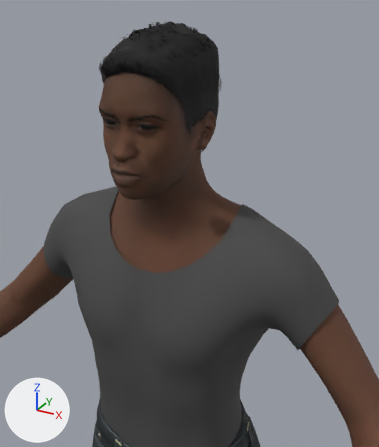
What one commit did to the glTF model src/client/models/person-tee.glb.
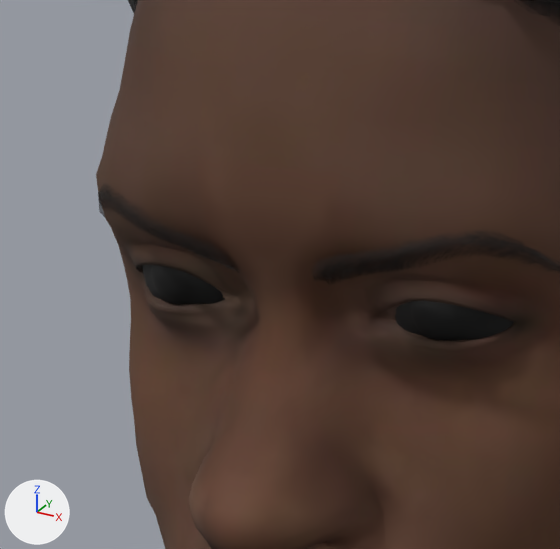
Each version appears first from a camera (50 mm lens) standing at (0.44, -0.763, 1.912) and looking at (0.103, -0.15, 1.606), and next in a close-up on the part from 23% to 43% of the width and 18% to 35% of the height. The axes (+X, +Y, +Z) are drawn at lower left. The lights are the same throughout. The first two pictures are the older version. Vertices at exactly the same position are counted once.

Objects in the first close-up: 'tee.body', 'tee.eyebrow002', 'tee.high-poly' and 1 more.
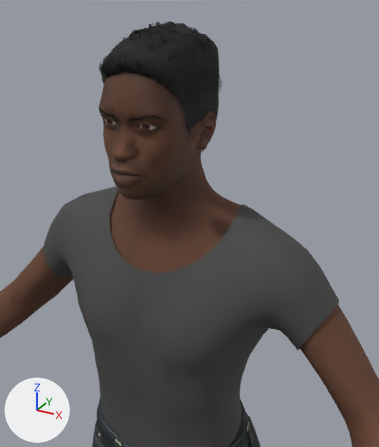
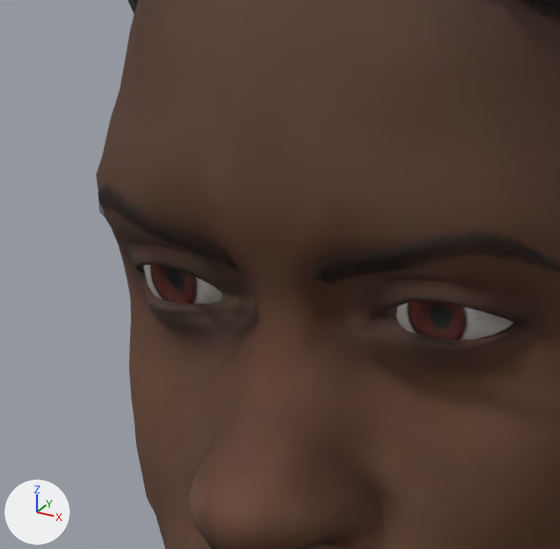
Edits to the bpy script that builds the scene:
```text
Change me_high_poly:
    used by ob_tee_high_poly; location = (0.0, 0.0, 0.0167)
    remove me_high_poly.from_pydata(...)  # 1064 vertices, 2040 faces; spans x -0.0464..0.0464, y -0.1513..-0.1252, z 1.7092..1.7404
    add me_high_poly.from_pydata(...)  # 552 vertices, 1060 faces; spans x -0.046..0.046, y -0.1493..-0.1254, z 1.7096..1.74
    me_high_poly part 1: the loose piece of 256 vertices spanning x 0.014..0.0464, y -0.1513..-0.1252, z 1.7092..1.7404 is deleted
    me_high_poly part 2: the loose piece of 256 vertices spanning x -0.0464..-0.014, y -0.1513..-0.1252, z 1.7092..1.7404 is deleted
```

Where the change shows, as pixel boxes [x1, y1, x2, y2] in the close-ups (560 x 549 px):
'tee.high-poly', reshaped: before [142, 265, 513, 341]; after [144, 265, 513, 340]
part 1 of me_high_poly, deleted: before [395, 300, 513, 341]
part 2 of me_high_poly, deleted: before [142, 265, 225, 305]
